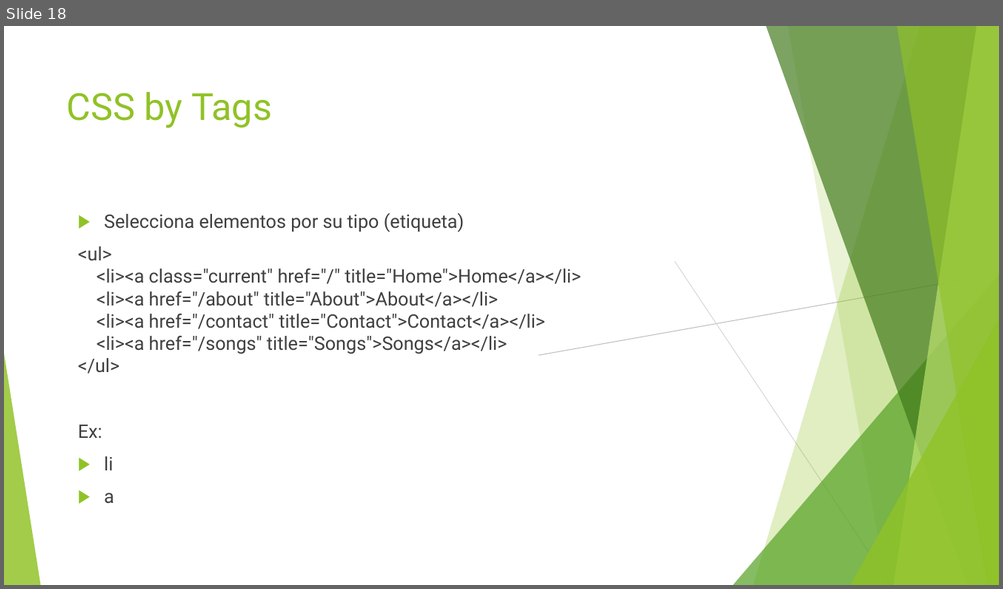
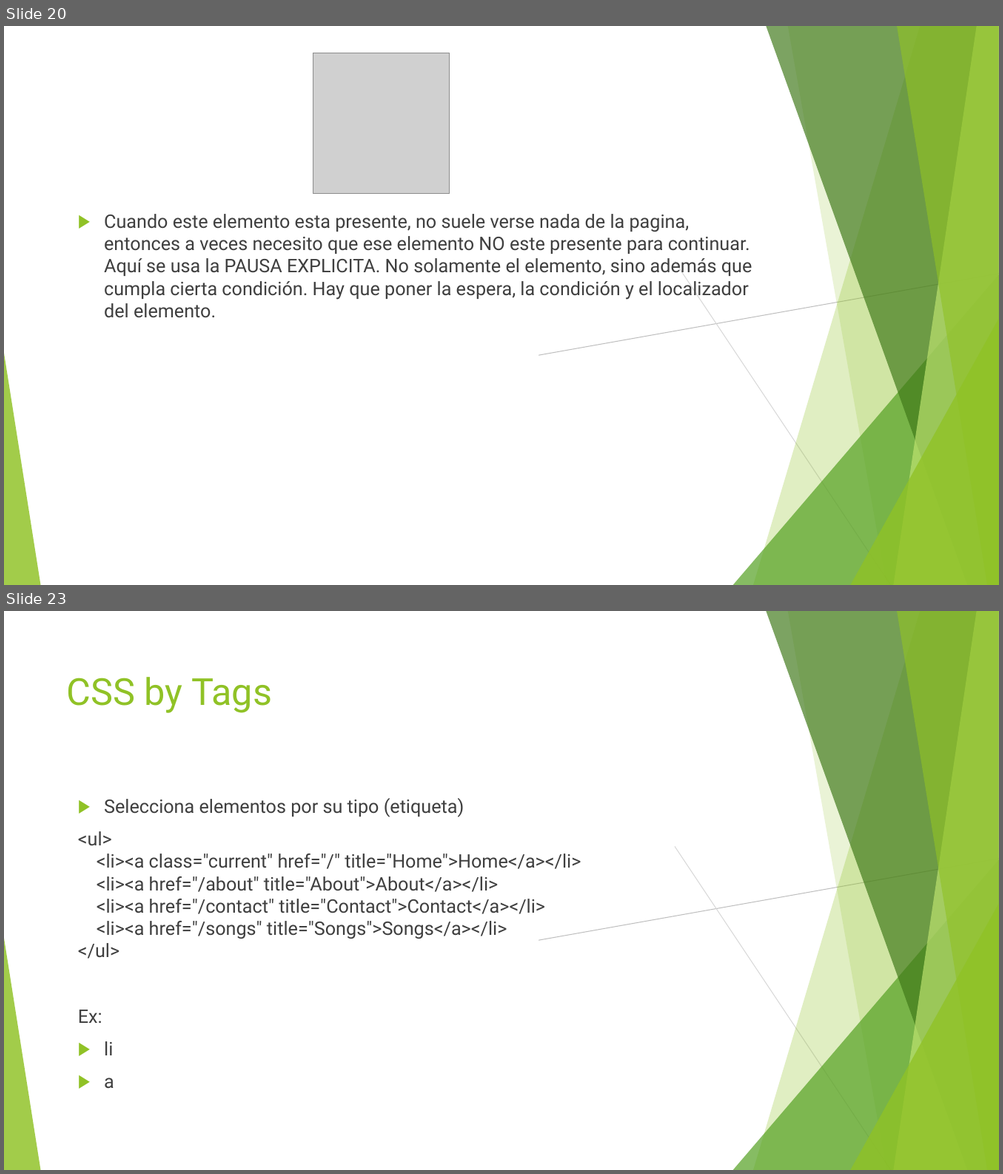
Before and after one commit to Fedemeg/introWebDriver, a slide deck: presentations/SeleniumModule4a.pptx. Shown one above the other, each under a label of ours: slide 18 before the commit, slides 20 and 23 after it; the slides between them are not shown. The pictures are 1003x589 and 1003x1174 pixels, drawn with LibreOffice and Linux fonts; fonts in the diff are those of the drawing; grey boxes stand for pictures. Boxes give left, top, right and bottom in pixels: in the first picture for what was removed or moved away, otherwise in the second. Text is boxed around its words. In the diff, an @@ line names an element or a change of style, - is before the commit and + after.

```diff
--- a/presentations/SeleniumModule4a.pptx
+++ b/presentations/SeleniumModule4a.pptx
@@ slide 20 added at [4, 26, 999, 585], background #FFFFFF; not listed: 10 template elements that a slide beside it also shows @@
@@ picture added at [313, 53, 449, 194] @@
@@ text added at [104, 214, 752, 318], 18 pt, text #3F3F3F @@
+▶ Cuando este elemento esta presente, no suele verse nada de la pagina, entonces a veces necesito que ese elemento NO este presente para continuar. Aquí se usa la PAUSA EXPLICITA. No solamente el elemento, sino además que cumpla cierta condición. Hay que poner la espera, la condición y el localizador del elemento.
@@ what was slide 18 is now slide 23 @@
```
Also in this commit, not shown: 5 other slides added, 1 slide removed, 5 other files.
